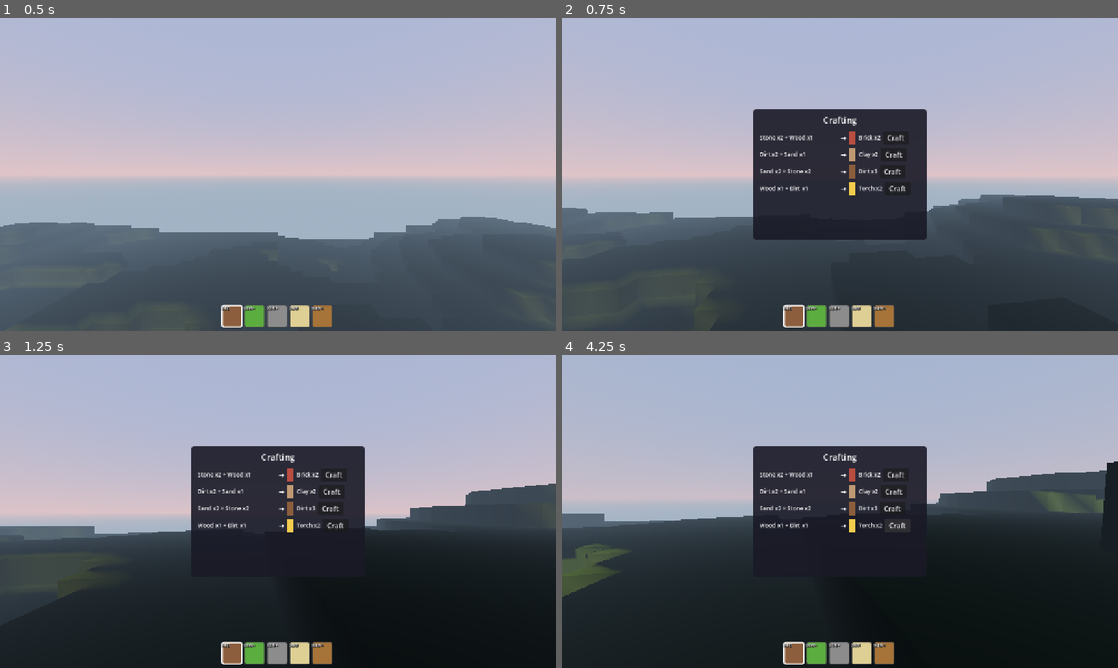
Above: before the commit, frames 1-4 (two rows, left to right).
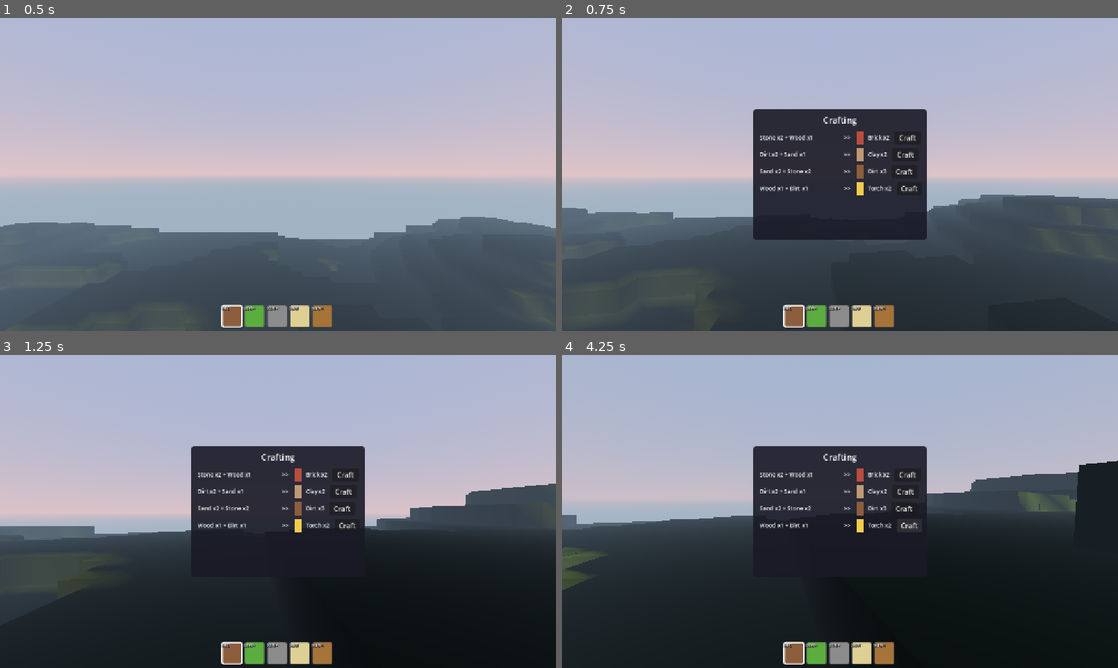
Above: after the commit, the same moments.

Repository: Tyler-Irving/godot-3d-testing
Game: Godot game, scene res://scenes/main.tscn
The game is run twice, just before and just after one commit, with the same random seed, the same clock (stepped at 60 frames per second) and the same inputs.
Inputs (mouse positions are in pixels of both pictures, inside the frame that each line leads up to):
- Up to frame 1 (0.5 s): no input
- Up to frame 2 (0.75 s): tap Enter at 0.5 s; move the mouse to (867, 174) at 0.52 s; hold W (move_forward) from 0.53 s (still down); hold C (toggle_crafting) from 0.53 s (still down)
- Up to frame 3 (1.25 s): keep holding W (move_forward); keep holding C (toggle_crafting); tap Space (jump) at 0.77 s
- Up to frame 4 (4.25 s): release W (move_forward) at 1.25 s; release C (toggle_crafting) at 1.25 s; click "Craft" at 1.25 s; click "Craft" at 2 s; click "Craft" at 2.75 s; click "Craft" at 3.5 s

Frame 1 is identical in both runs. In frame 2, 0.8% of the frame differs, in the area x 50-64%, y 36-57%; in frame 3, 0.8%; in frame 4, 3.0%, in the area x 0-100%, y 33-78%.

Commit message:
Fix crafting system: lazy-init recipes and fix button clicks
Static var initializers with inner class constructors can fail silently
in GDScript. Switched to lazy initialization via get_recipes(). Also
fixed crafting menu mouse_filter so buttons receive clicks properly,
and deferred UI building to first open.

Co-Authored-By: Claude Opus 4.6 <noreply@anthropic.com>

Diff:
--- a/scripts/systems/crafting_system.gd
+++ b/scripts/systems/crafting_system.gd
@@ -1,7 +1,5 @@
 class_name CraftingSystem
 ## Defines crafting recipes and handles crafting logic.
-##
-## Each recipe takes ingredient block types + counts and produces a result.
 
 class Recipe:
 	var ingredients: Dictionary = {}  # {BlockType: count}
@@ -14,32 +12,36 @@
 		result_count = p_count
 
 
-## All available recipes
-static var recipes: Array = [
-	# Stone + Wood = 2 Brick
-	Recipe.new(
-		{BlockData.BlockType.STONE: 2, BlockData.BlockType.WOOD: 1},
-		BlockData.BlockType.BRICK, 2
-	),
-	# Dirt + Sand = 2 Clay
-	Recipe.new(
-		{BlockData.BlockType.DIRT: 2, BlockData.BlockType.SAND: 1},
-		BlockData.BlockType.CLAY, 2
-	),
-	# Sand + Stone = 3 Dirt (recycle)
-	Recipe.new(
-		{BlockData.BlockType.SAND: 2, BlockData.BlockType.STONE: 2},
-		BlockData.BlockType.DIRT, 3
-	),
-	# Wood + Dirt = Torch (for Phase 4 lighting)
-	Recipe.new(
-		{BlockData.BlockType.WOOD: 1, BlockData.BlockType.DIRT: 1},
-		BlockData.BlockType.TORCH, 2
-	),
-]
+## Lazy-initialized recipe list. Static var initializers with inner class
+## constructors can fail silently in GDScript, so we build on first access.
+static var _recipes: Array = []
+static var _initialized := false
 
 
-## Check if a recipe can be crafted with current inventory
+static func get_recipes() -> Array:
+	if not _initialized:
+		_recipes = [
+			Recipe.new(
+				{BlockData.BlockType.STONE: 2, BlockData.BlockType.WOOD: 1},
+				BlockData.BlockType.BRICK, 2
+			),
+			Recipe.new(
+				{BlockData.BlockType.DIRT: 2, BlockData.BlockType.SAND: 1},
+				BlockData.BlockType.CLAY, 2
+			),
+			Recipe.new(
+				{BlockData.BlockType.SAND: 2, BlockData.BlockType.STONE: 2},
+				BlockData.BlockType.DIRT, 3
+			),
+			Recipe.new(
+				{BlockData.BlockType.WOOD: 1, BlockData.BlockType.DIRT: 1},
+				BlockData.BlockType.TORCH, 2
+			),
+		]
+		_initialized = true
+	return _recipes
+
+
 static func can_craft(recipe: Recipe) -> bool:
 	for block_type in recipe.ingredients:
 		var needed: int = recipe.ingredients[block_type]
@@ -48,16 +50,13 @@
 	return true
 
 
-## Execute a craft: remove ingredients, add results
 static func craft(recipe: Recipe) -> bool:
 	if not can_craft(recipe):
 		return false
 
-	# Remove ingredients
 	for block_type in recipe.ingredients:
 		var count: int = recipe.ingredients[block_type]
 		InventoryManager.remove_block(block_type, count)
 
-	# Add result
 	InventoryManager.add_block(recipe.result_type, recipe.result_count)
 	return true
--- a/scripts/ui/crafting_menu.gd
+++ b/scripts/ui/crafting_menu.gd
@@ -2,13 +2,14 @@
 ## Crafting menu UI — toggled with 'C' key.
 ## Shows all recipes with ingredient costs and a Craft button.
 
-var _recipe_rows: Array[HBoxContainer] = []
 var _craft_buttons: Array[Button] = []
+var _bg: Panel = null
 
 
 func _ready() -> void:
 	visible = false
-	_build_ui()
+	# This control shouldn't block mouse when hidden
+	mouse_filter = Control.MOUSE_FILTER_IGNORE
 
 
 func _input(event: InputEvent) -> void:
@@ -16,52 +17,51 @@
 		visible = not visible
 		if visible:
 			Input.mouse_mode = Input.MOUSE_MODE_VISIBLE
+			mouse_filter = Control.MOUSE_FILTER_STOP
+			if not _bg:
+				_build_ui()
 			_refresh_craftable()
 		else:
 			Input.mouse_mode = Input.MOUSE_MODE_CAPTURED
+			mouse_filter = Control.MOUSE_FILTER_IGNORE
 		get_viewport().set_input_as_handled()
 
 
 func _build_ui() -> void:
-	# Semi-transparent background panel
-	var bg := Panel.new()
+	_bg = Panel.new()
 	var bg_style := StyleBoxFlat.new()
 	bg_style.bg_color = Color(0.1, 0.1, 0.15, 0.9)
 	bg_style.set_corner_radius_all(8)
-	bg.add_theme_stylebox_override("panel", bg_style)
-	bg.anchors_preset = Control.PRESET_CENTER
-	bg.size = Vector2(400, 300)
-	bg.position = Vector2(-200, -150)
-	add_child(bg)
+	_bg.add_theme_stylebox_override("panel", bg_style)
+	_bg.size = Vector2(400, 300)
+	_bg.position = Vector2(-200, -150)
+	add_child(_bg)
 
-	# Title
 	var title := Label.new()
 	title.text = "Crafting"
 	title.horizontal_alignment = HORIZONTAL_ALIGNMENT_CENTER
 	title.add_theme_font_size_override("font_size", 20)
 	title.position = Vector2(0, 10)
 	title.size = Vector2(400, 30)
-	bg.add_child(title)
+	_bg.add_child(title)
 
-	# Recipe list
 	var vbox := VBoxContainer.new()
 	vbox.position = Vector2(15, 50)
 	vbox.size = Vector2(370, 240)
 	vbox.add_theme_constant_override("separation", 8)
-	bg.add_child(vbox)
+	_bg.add_child(vbox)
 
-	for i in CraftingSystem.recipes.size():
-		var recipe: CraftingSystem.Recipe = CraftingSystem.recipes[i]
+	var recipes := CraftingSystem.get_recipes()
+	for i in recipes.size():
+		var recipe: CraftingSystem.Recipe = recipes[i]
 		var row := _create_recipe_row(recipe, i)
 		vbox.add_child(row)
-		_recipe_rows.append(row)
 
 
 func _create_recipe_row(recipe: CraftingSystem.Recipe, index: int) -> HBoxContainer:
 	var row := HBoxContainer.new()
 	row.add_theme_constant_override("separation", 6)
 
-	# Ingredient list
 	var ingredients_text := ""
 	var first := true
 	for block_type in recipe.ingredients:
@@ -77,24 +77,21 @@
 	ingredients_label.custom_minimum_size.x = 180
 	row.add_child(ingredients_label)
 
-	# Arrow
 	var arrow := Label.new()
-	arrow.text = "→"
-	arrow.add_theme_font_size_override("font_size", 16)
+	arrow.text = "  >>  "
+	arrow.add_theme_font_size_override("font_size", 14)
 	row.add_child(arrow)
 
-	# Result with color swatch
 	var result_color := ColorRect.new()
 	result_color.color = BlockData.get_color(recipe.result_type)
 	result_color.custom_minimum_size = Vector2(16, 16)
 	row.add_child(result_color)
 
 	var result_label := Label.new()
-	result_label.text = "%s x%d" % [BlockData.get_block_name(recipe.result_type), recipe.result_count]
+	result_label.text = " %s x%d  " % [BlockData.get_block_name(recipe.result_type), recipe.result_count]
 	result_label.add_theme_font_size_override("font_size", 13)
 	row.add_child(result_label)
 
-	# Craft button
 	var btn := Button.new()
 	btn.text = "Craft"
 	btn.custom_minimum_size = Vector2(60, 28)
@@ -106,12 +103,14 @@
 
 
 func _on_craft_pressed(recipe_index: int) -> void:
-	var recipe: CraftingSystem.Recipe = CraftingSystem.recipes[recipe_index]
+	var recipes := CraftingSystem.get_recipes()
+	var recipe: CraftingSystem.Recipe = recipes[recipe_index]
 	CraftingSystem.craft(recipe)
 	_refresh_craftable()
 
 
 func _refresh_craftable() -> void:
+	var recipes := CraftingSystem.get_recipes()
 	for i in _craft_buttons.size():
-		var recipe: CraftingSystem.Recipe = CraftingSystem.recipes[i]
+		var recipe: CraftingSystem.Recipe = recipes[i]
 		_craft_buttons[i].disabled = not CraftingSystem.can_craft(recipe)
